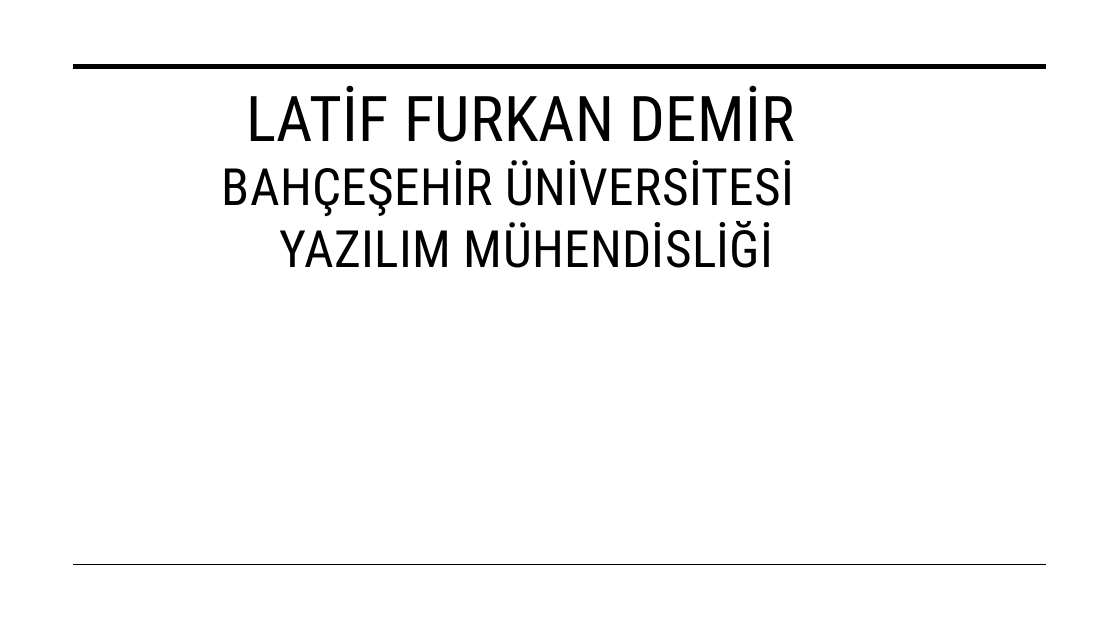
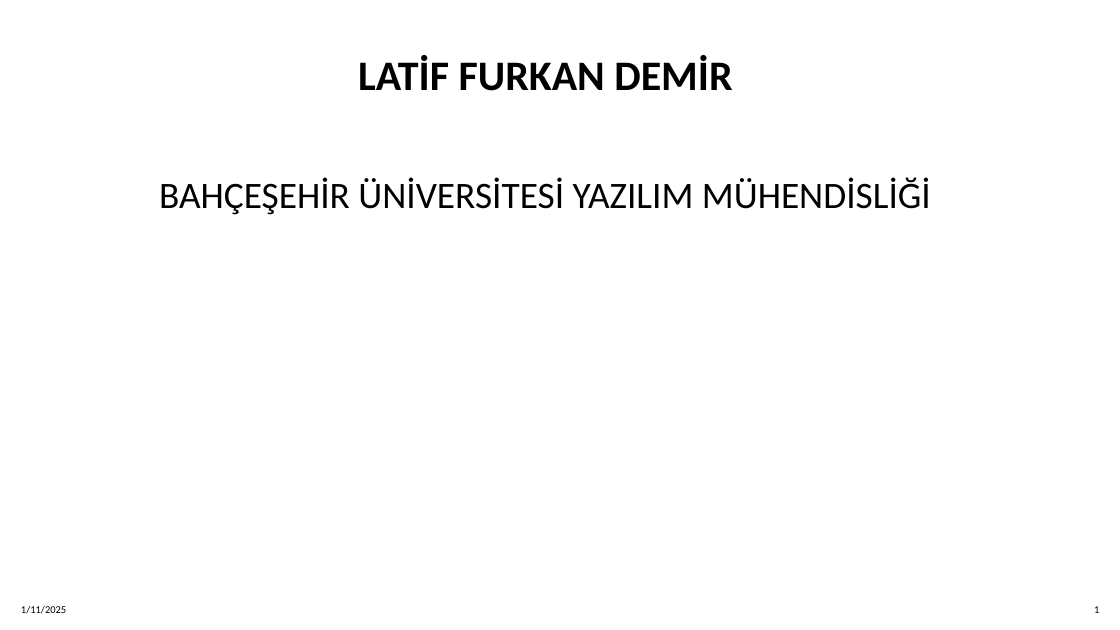
Before and after one commit to latiffurkandemir/todo-api, a slide deck: slide 1 of Presentation.pptx. Drawn at 1120x630 pixels with LibreOffice and Linux fonts; fonts in the diff are those of the drawing. Boxes give left, top, right and bottom in pixels: in the first picture for what was removed or moved away, otherwise in the second. Text is boxed around its words. In the diff, an @@ line names an element or a change of style, - is before the commit and + after.

```diff
--- a/Presentation.pptx
+++ b/Presentation.pptx
@@ title added at (358,56,732,91), 36 pt, text #000000, bold @@
+LATİF FURKAN DEMİR
@@ line removed from (74, 66) to (1047, 66) @@
@@ text at (159,177,931,215): text changed; size 44 to 32 pt; font Roboto Condensed to Calibri @@
-LATIF FURKAN DEMIR
-BAHÇEŞEHİR ÜNİVERSİTESİ
-YAZILIM MÜHENDİSLİĞİ
+BAHÇEŞEHİR ÜNİVERSİTESİ YAZILIM MÜHENDİSLİĞİ
@@ line removed from (74, 565) to (1047, 565) @@
@@ text added at (21,605,66,614), 9 pt, text #000000 @@
+1/11/2025
@@ page number added at (1094,606,1099,613), 9 pt, text #000000 @@
+1
```
Also in this commit, not shown: 1 other slide changed, 11 slides added, 1 slide removed, 20 other files.
